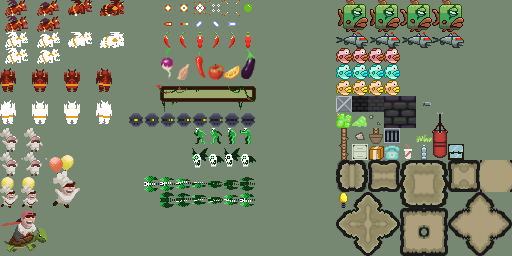
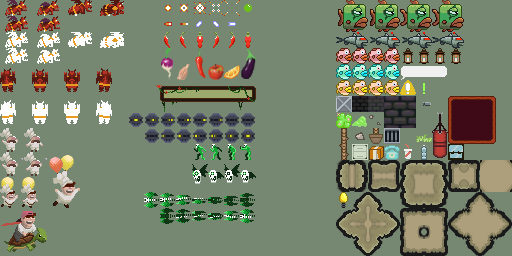
Layer changes from the first 512 × 256 image to the second:
removed layer "Paint Layer 2 Merged" over (400, 48, 496, 144)
painted on "Paint Layer 2(pasted) Merged" over (144, 48, 496, 224)
